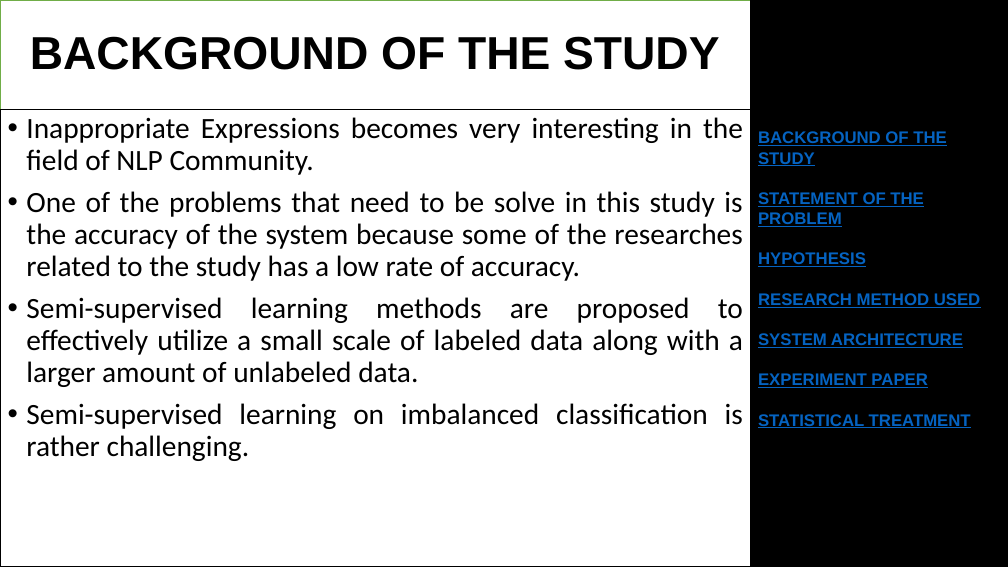
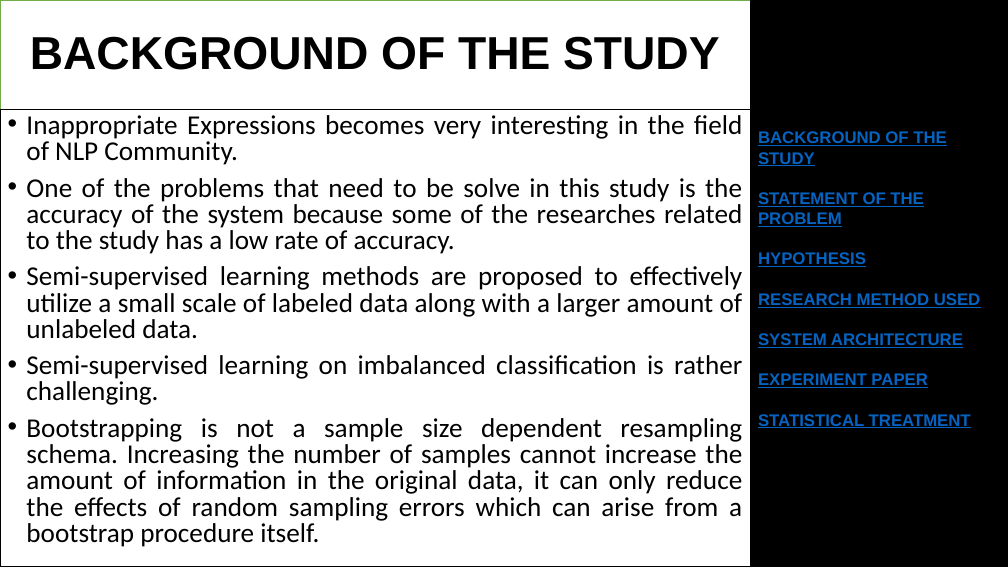
Before and after one commit to DimensionalRobos/InappExp, a slide deck: slide 9 of pptx/ThesisProposal.pptx. Drawn at 1008x567 pixels with LibreOffice and Linux fonts; fonts in the diff are those of the drawing. Boxes give left, top, right and bottom in pixels: in the first picture for what was removed or moved away, otherwise in the second. Text is boxed around its words. In the diff, an @@ line names an element or a change of style, - is before the commit and + after.

Commit message:
Added Bootstrapping info in the BG of the Study
*Bootstrapping isn't dependent on amount of samples

```diff
--- a/pptx/ThesisProposal.pptx
+++ b/pptx/ThesisProposal.pptx
@@ text at [26,115,743,405]: size 28 to 25.9 pt in "Inappropriate Expressions becomes very interesting in the ...", "One of the problems that need to ...", "Semi-supervised learning methods are proposed to effectively ...", "Semi-supervised learning on imbalanced classification is rat ..."; line spacing 0.9 to 0.8 @@
@@ text at [26,418,742,547]: paragraph added @@
+• Bootstrapping is not a sample size dependent resampling schema. Increasing the number of samples cannot increase the amount of information in the original data, it can only reduce the effects of random sampling errors which can arise from a bootstrap procedure itself.
```
